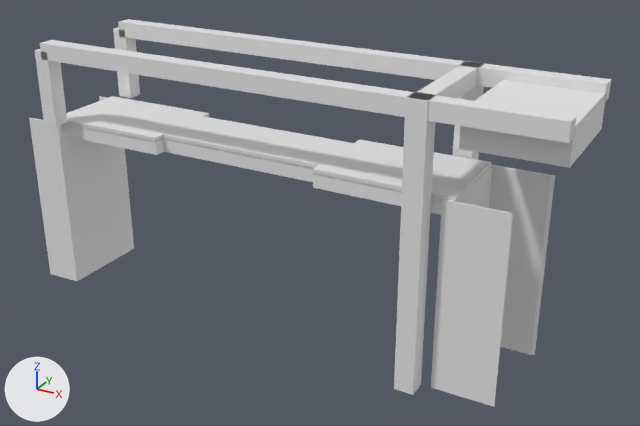
The glTF model models/tilburg/tilburg-brug-heikantsebaan/tilburg-brug-heikantsebaan.glb, before and after one commit.
Both versions are drawn from a camera (50 mm lens) standing at (24.7, -38.0, 15.9) and looking at (3.5, 0.6, -3.4). Lighting does not change. The marker at lower left points along +X, +Y and +Z. The picture after the commit comes second.

Script lines for the objects in view, before the commit:
```python
ob_building_balans = bpy.data.objects.new('building:balans', me_balans)
ob_building_balans.location = (0.0, 0.0, 0.0)
ob_building_balans_2 = bpy.data.objects.new('building:balans 2', me_balans_2)
ob_building_balans_2.location = (0.0, 0.0, 0.0)
ob_building_contragewicht = bpy.data.objects.new('building:contragewicht', me_contragewicht)
ob_building_contragewicht.location = (0.0, 0.0, 0.0)
ob_building_hamei = bpy.data.objects.new('building:hamei', me_hamei)
ob_building_hamei.location = (0.0, 0.0, 0.0)
ob_building_hamei_2 = bpy.data.objects.new('building:hamei 2', me_hamei_2)
ob_building_hamei_2.location = (0.0, 0.0, 0.0)
ob_building_hangstang = bpy.data.objects.new('building:hangstang', me_hangstang)
ob_building_hangstang.location = (0.0, 0.0, 0.0)
ob_building_hangstang_2 = bpy.data.objects.new('building:hangstang 2', me_hangstang_2)
ob_building_hangstang_2.location = (0.0, 0.0, 0.0)
ob_building_portaal = bpy.data.objects.new('building:portaal', me_portaal)
ob_building_portaal.location = (0.0, 0.0, 0.0)
ob_road_rijbaan_lokale_weg_3 = bpy.data.objects.new('road:rijbaan lokale weg 3', me_rijbaan_lokale_weg_3)
ob_road_rijbaan_lokale_weg_3.location = (0.0, 0.0, 0.0)
# also in view: 'road:dek' at (0.0, 0.0, -0.2); 'road:rijbaan lokale weg 2' at (-0.1, 0.0, 0.2); 'road:rijbaan lokale weg' at (8.5, 0.0, 0.2); 'road:landhoofd 2' at (13.5, 0.0, -4.9); 'road:landhoofd' at (-12.8, -0.1, -4.9)
```
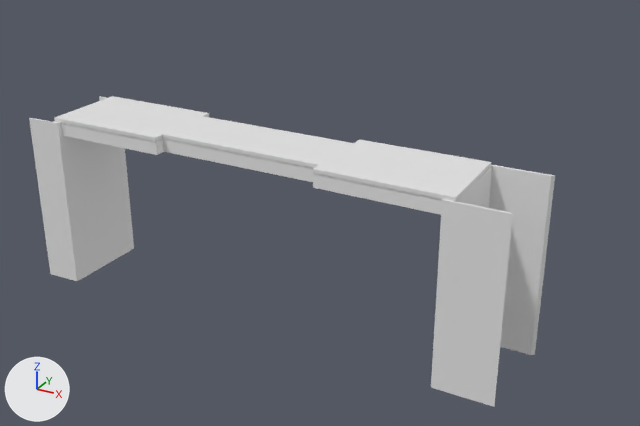
Where the change shows, as pixel boxes (x1, y1, x2, y2) in the pictures (640 x 426 px):
'building:balans 2', deleted: before (40, 40, 577, 143)
'building:balans', deleted: before (118, 19, 611, 102)
'building:hamei 2', deleted: before (394, 92, 436, 395)
'building:contragewicht', deleted: before (459, 80, 606, 168)
'building:hangstang 2', deleted: before (35, 49, 67, 126)
'building:portaal', deleted: before (412, 63, 478, 98)
'building:hangstang', deleted: before (113, 27, 140, 98)
'building:hamei', deleted: before (453, 61, 486, 160)

Diff of the bpy script that builds the scene:
```diff
--- a/models/tilburg/tilburg-brug-heikantsebaan/tilburg-brug-heikantsebaan.glb.py
+++ b/models/tilburg/tilburg-brug-heikantsebaan/tilburg-brug-heikantsebaan.glb.py
@@ ob_building_hamei @@
-ob_building_hamei = bpy.data.objects.new('building:hamei', me_hamei)
-ob_building_hamei.location = (0.0, 0.0, 0.0)
@@ ob_building_hamei_2 @@
-ob_building_hamei_2 = bpy.data.objects.new('building:hamei 2', me_hamei_2)
-ob_building_hamei_2.location = (0.0, 0.0, 0.0)
@@ ob_building_portaal @@
-ob_building_portaal = bpy.data.objects.new('building:portaal', me_portaal)
-ob_building_portaal.location = (0.0, 0.0, 0.0)
@@ ob_building_balans @@
-ob_building_balans = bpy.data.objects.new('building:balans', me_balans)
-ob_building_balans.location = (0.0, 0.0, 0.0)
@@ ob_building_hangstang @@
-ob_building_hangstang = bpy.data.objects.new('building:hangstang', me_hangstang)
-ob_building_hangstang.location = (0.0, 0.0, 0.0)
@@ ob_building_balans_2 @@
-ob_building_balans_2 = bpy.data.objects.new('building:balans 2', me_balans_2)
-ob_building_balans_2.location = (0.0, 0.0, 0.0)
@@ ob_building_hangstang_2 @@
-ob_building_hangstang_2 = bpy.data.objects.new('building:hangstang 2', me_hangstang_2)
-ob_building_hangstang_2.location = (0.0, 0.0, 0.0)
@@ ob_building_contragewicht @@
-ob_building_contragewicht = bpy.data.objects.new('building:contragewicht', me_contragewicht)
-ob_building_contragewicht.location = (0.0, 0.0, 0.0)
```
